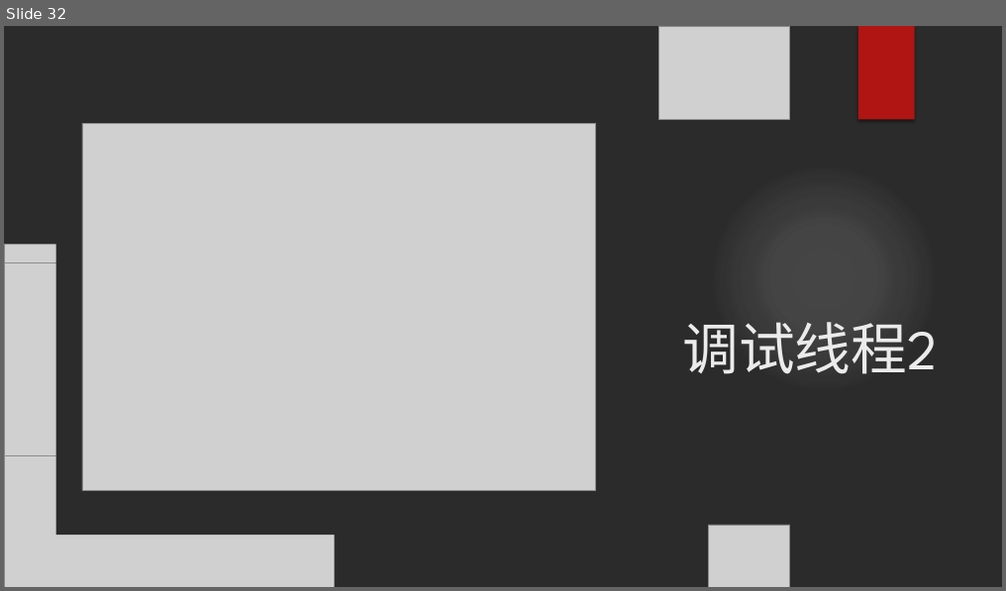
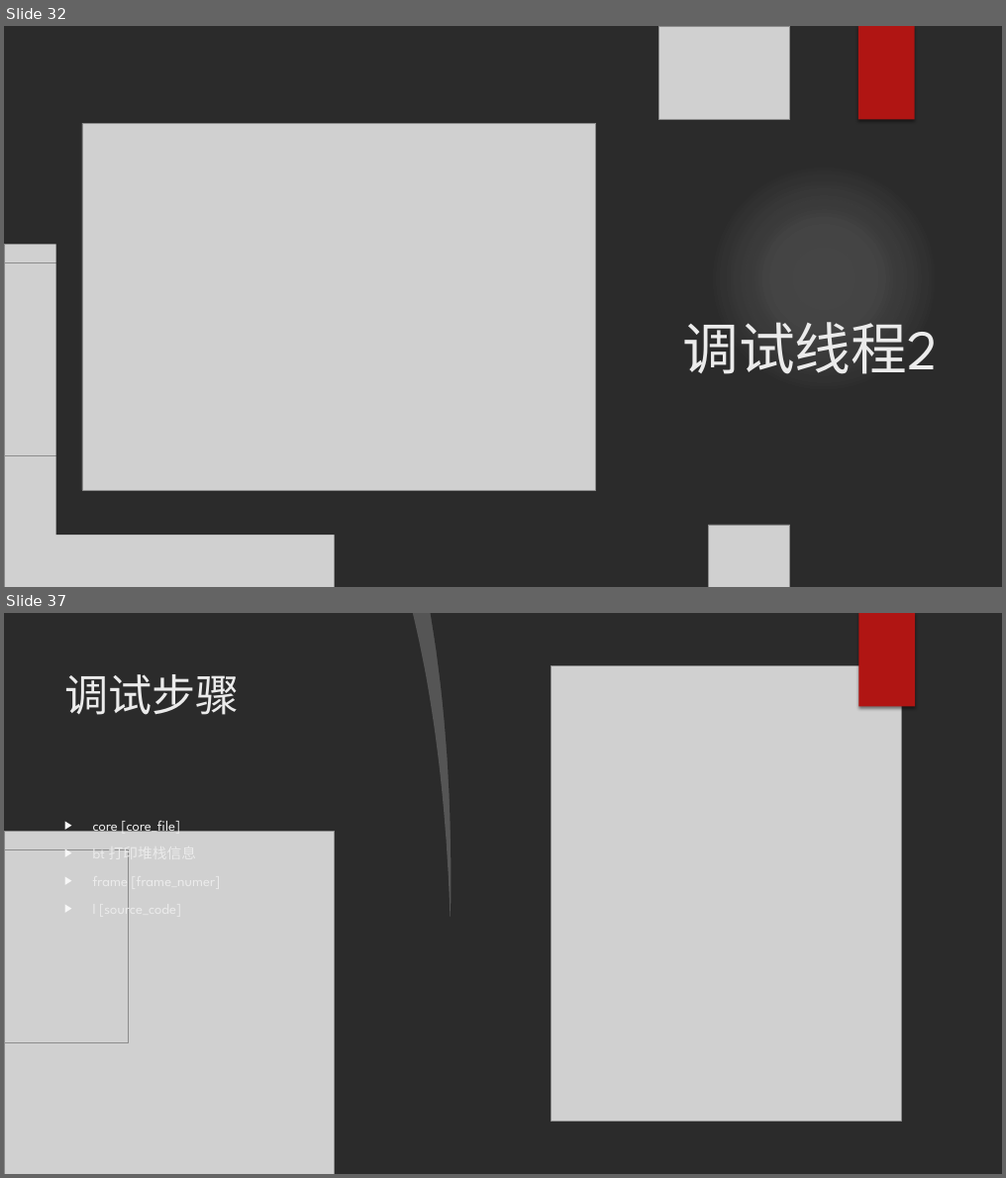
Before and after one commit to wangqinghe95/Program-Debug, a slide deck: ProgramDebug.pptx. Shown one above the other, each under a label of ours: slide 32 before the commit, slides 32 and 37 after it; the slides between them are not shown. The pictures are 1006x591 and 1006x1178 pixels, drawn with LibreOffice and Linux fonts; fonts in the diff are those of the drawing; grey boxes stand for pictures; background and template pictures are left out; a plain dark background stands for a picture behind light text. Boxes give left, top, right and bottom in pixels: in the first picture for what was removed or moved away, otherwise in the second. Text is boxed around its words. In the diff, an @@ line names an element or a change of style, - is before the commit and + after.

```diff
--- a/ProgramDebug.pptx
+++ b/ProgramDebug.pptx
@@ slide 37 added at (4, 613, 1002, 1174), background picture (left out); not listed: 1 template element that a slide beside it also shows @@
@@ freeform shape added at (413, 613, 458, 917), fill #FFFFFF at 20% opacity @@
@@ freeform shape added at (430, 613, 1002, 1174), fill #FFFFFF @@
@@ picture added at (659, 613, 790, 707) @@
@@ rectangle added at (858, 613, 915, 707), fill #B01513 @@
@@ rectangle added at (859, 613, 915, 707), fill #B01513 @@
@@ picture added at (550, 666, 901, 1121) @@
@@ title added at (64, 674, 239, 715), 42 pt, text #EBEBEB @@
+调试步骤
@@ ellipse added at (709, 750, 939, 980), fill gradient #F3F3F3 @@
@@ text added at (93, 820, 196, 920), 14 pt, text #EBEBEB @@
+▶ core [core_file]
+▶ bt 打印堆栈信息
+▶ frame [frame_numer]
+▶ l [source_code]
@@ picture added at (4, 832, 334, 1174) @@
@@ picture added at (4, 850, 129, 1044) @@
@@ picture added at (709, 1112, 790, 1174) @@
```
Also in this commit, not shown: 1 slide changed, 6 other slides added, 1 slide removed, 5 other files.
